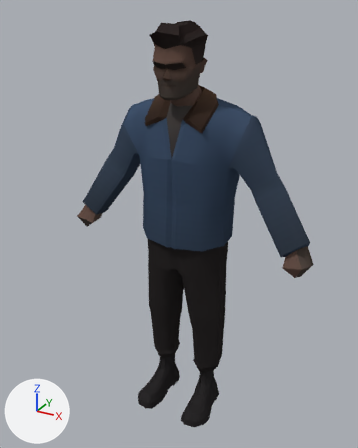
Before and after pictures for a commit that changed the Blender file Assets/BZ_ENV/Models/char_01.blend.
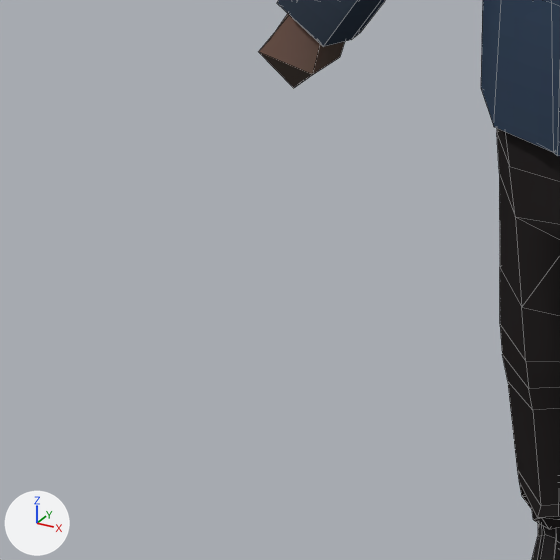
Each version is shown whole from a camera (50 mm lens) standing at (1.004, -1.85, 1.949) and looking at (-0.055, 0.077, 0.986), then close up on the part from 0% to 46% of the width and 45% to 82% of the height. Lighting does not change. The marker at lower left points along +X, +Y and +Z. The close-ups show mesh edges as thin lines.

Names of what the first close-up shows: 'bz_hero_01'.
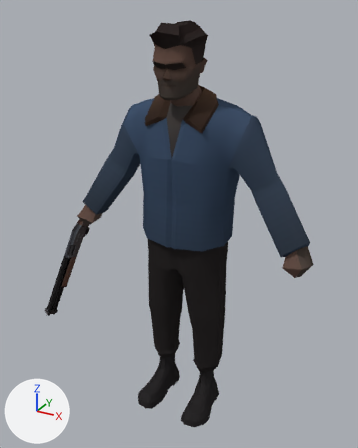
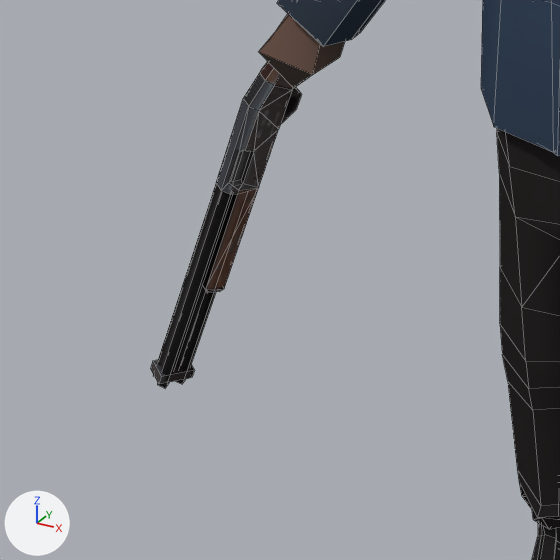
Changed parts and their boxes (x1, y1, x2, y2) in the close-ups (560 x 560 px):
'bz_wp_shotgun_01', shown (black): after (150, 62, 302, 388)

Patch to the scene script:
```diff
--- a/Assets/BZ_ENV/Models/char_01.blend.py
+++ b/Assets/BZ_ENV/Models/char_01.blend.py
@@ img_bz_weapons_png @@
+img_bz_weapons_png = load_image('bz_weapons.png', '../Textures/bz_items/bz_weapons.png', 512, 512, 'sRGB')
@@ mat_weapons_blend @@
 mat_weapons_blend = principled_material('weapons_blend')
-mat_weapons_blend.base_color = (0.8, 0.8, 0.8)  # white #e7e7e7
+mat_weapons_blend.texture = img_bz_weapons_png
 mat_weapons_blend.specular_ior_level = 0.0
@@ ob_bz_wp_shotgun_01 @@
 ob_bz_wp_shotgun_01 = bpy.data.objects.new('bz_wp_shotgun_01', me_cube_023)
-ob_bz_wp_shotgun_01.location = (-2.261, -0.16, 0.97)
-ob_bz_wp_shotgun_01.rotation_euler = (-1.553, 0.4, -2.732)  # degrees (-89, 23, -157)
-ob_bz_wp_shotgun_01.scale = (3.12, 3.12, 3.12)
-ob_bz_wp_shotgun_01.hide_set(True)
+ob_bz_wp_shotgun_01.parent = ob_empty
+ob_bz_wp_shotgun_01.location = (0.0102, 0.104, 0.0249)
+ob_bz_wp_shotgun_01.rotation_euler = (-2.167, -0.109, 1.374)  # degrees (-124, -6.2, 79)
```
